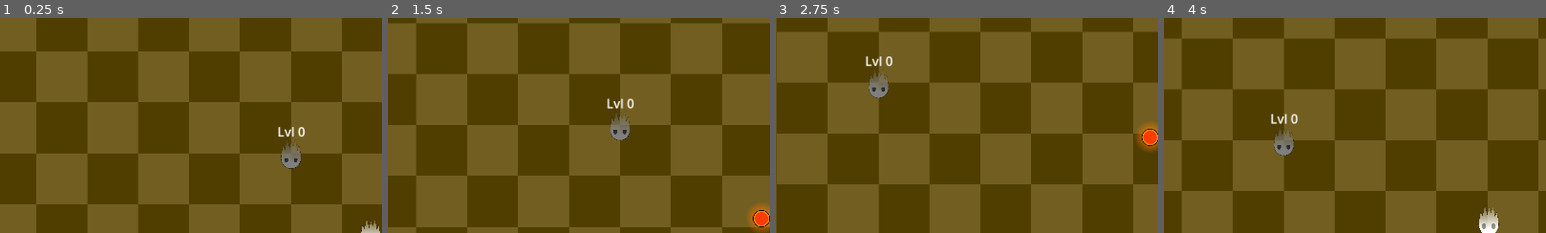
Above: before the commit, frames 1-4 (left to right).
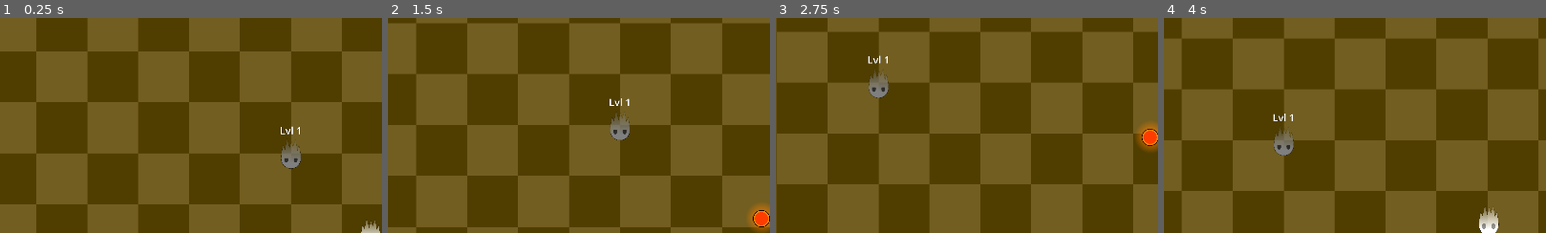
Above: after the commit, the same moments.

Repository: ICICLE-Studios/Soul-of-Nature
Game: Godot game, scene res://scenes/level.tscn
Two runs of this game, one before a commit and one after it. Both use one fixed random seed, a clock stepped at 60 frames per second and the inputs below.
Inputs (mouse positions are % of the whole screen's width and height, from its top left):
- Up to frame 1 (0.25 s): no input
- Up to frame 2 (1.5 s): tap Enter at 0.5 s; move the mouse to (72, 45) at 0.52 s; hold Right (ui_right) 0.53-1.28 s; click (72, 45) at 0.6 s; move the mouse to (30, 55) at 1.27 s; hold Down (ui_down) from 1.28 s (still down); click (30, 55) at 1.35 s
- Up to frame 3 (2.75 s): move the mouse to (60, 28) at 2.02 s; release Down (ui_down) at 2.03 s; hold Right (ui_right) from 2.03 s (still down); click (60, 28) at 2.1 s
- Up to frame 4 (4 s): move the mouse to (45, 70) at 2.77 s; release Right (ui_right) at 2.78 s; hold Up (ui_up) 2.78-3.53 s; click (45, 70) at 2.85 s; move the mouse to (80, 65) at 3.52 s; hold Left (ui_left) from 3.53 s (still down); click (80, 65) at 3.6 s
The pictures show only the part of the screen within x 2-52%, y 0-50%; the shares and areas given below are measured in that part.

The runs differ from the first frame. In frame 1, 0.2% of the frame differs, in the area x 72-80%, y 50-56%; in frame 2, 0.2%; in frame 3, 0.2%; in frame 4, 0.2%, in the area x 28-35%, y 44-50%.

Commit message:
Added Enemy to resources, fixed low quality level text

Diff:
--- /dev/null
+++ b/scenes/enemies/soul_enemy.tscn
@@ -0,0 +1,67 @@
+[gd_scene load_steps=6 format=3 uid="uid://08qf6t8vh2oh"]
+
+[ext_resource type="Script" path="res://scripts/enemies/enemy_controller.gd" id="1_vltg6"]
+[ext_resource type="Texture2D" uid="uid://bnvsuvenhnaif" path="res://sprites/characters/EnemySoul/ElementsSoulEnemy1.png" id="2_n86ed"]
+
+[sub_resource type="CircleShape2D" id="CircleShape2D_kmxbj"]
+
+[sub_resource type="CircleShape2D" id="CircleShape2D_0wwgh"]
+radius = 128.0
+
+[sub_resource type="LabelSettings" id="LabelSettings_0gt4p"]
+font_size = 64
+outline_size = 3
+outline_color = Color(0, 0, 0, 1)
+
+[node name="SoulEnemy" type="CharacterBody2D"]
+collision_layer = 2
+motion_mode = 1
+wall_min_slide_angle = 0.0
+script = ExtResource("1_vltg6")
+
+[node name="CollisionShape2D" type="CollisionShape2D" parent="."]
+scale = Vector2(1.84, 1.84)
+shape = SubResource("CircleShape2D_kmxbj")
+
+[node name="Navigation" type="Node2D" parent="."]
+
+[node name="NavigationAgent2D" type="NavigationAgent2D" parent="Navigation"]
+
+[node name="Timer" type="Timer" parent="Navigation"]
+wait_time = 0.2
+autostart = true
+
+[node name="Area" type="Node2D" parent="."]
+
+[node name="DetectionPlayer" type="Area2D" parent="Area"]
+collision_layer = 0
+
+[node name="CollisionShape2D" type="CollisionShape2D" parent="Area/DetectionPlayer"]
+shape = SubResource("CircleShape2D_0wwgh")
+debug_color = Color(0.823529, 0, 0, 0.419608)
+
+[node name="Sprite" type="Sprite2D" parent="."]
+scale = Vector2(0.15, 0.15)
+texture = ExtResource("2_n86ed")
+
+[node name="LevelLabel" type="Label" parent="."]
+anchors_preset = 7
+anchor_left = 0.5
+anchor_top = 1.0
+anchor_right = 0.5
+anchor_bottom = 1.0
+offset_left = -14.0
+offset_top = -38.0
+offset_right = 127.0
+offset_bottom = 53.0
+grow_horizontal = 2
+grow_vertical = 0
+scale = Vector2(0.2, 0.2)
+text = "Lvl 1"
+label_settings = SubResource("LabelSettings_0gt4p")
+horizontal_alignment = 1
+vertical_alignment = 1
+
+[connection signal="timeout" from="Navigation/Timer" to="." method="_on_timer_timeout"]
+[connection signal="body_entered" from="Area/DetectionPlayer" to="." method="_on_area_2d_body_entered"]
+[connection signal="body_exited" from="Area/DetectionPlayer" to="." method="_on_area_2d_body_exited"]
--- a/scenes/level.tscn
+++ b/scenes/level.tscn
@@ -1,11 +1,10 @@
-[gd_scene load_steps=12 format=3 uid="uid://brxejphnlvkkt"]
+[gd_scene load_steps=9 format=3 uid="uid://brxejphnlvkkt"]
 
 [ext_resource type="Script" path="res://scripts/player_camera.gd" id="1_2wegk"]
 [ext_resource type="Texture2D" uid="uid://bghesvkb3fcbr" path="res://sprites/map/placeholder_ground.png" id="2_317b5"]
 [ext_resource type="Script" path="res://scripts/player_controller.gd" id="2_vpdyx"]
 [ext_resource type="Texture2D" uid="uid://dq6wa0dy4244q" path="res://sprites/characters/PlayerSoul/ElementsSoulPlayer1.png" id="3_svjcw"]
-[ext_resource type="Script" path="res://scripts/enemies/enemy_controller.gd" id="4_k6ifc"]
-[ext_resource type="Texture2D" uid="uid://bnvsuvenhnaif" path="res://sprites/characters/EnemySoul/ElementsSoulEnemy1.png" id="6_6ahgi"]
+[ext_resource type="PackedScene" uid="uid://08qf6t8vh2oh" path="res://scenes/enemies/soul_enemy.tscn" id="4_uut6c"]
 
 [sub_resource type="NavigationPolygon" id="NavigationPolygon_5vf1p"]
 vertices = PackedVector2Array(256, -256, 256, 256, -256, 256, -256, -256)
@@ -15,11 +14,6 @@
 [sub_resource type="CircleShape2D" id="CircleShape2D_yy7ra"]
 
 [sub_resource type="CircleShape2D" id="CircleShape2D_oxssa"]
-
-[sub_resource type="CircleShape2D" id="CircleShape2D_kmxbj"]
-
-[sub_resource type="CircleShape2D" id="CircleShape2D_0wwgh"]
-radius = 128.0
 
 [node name="Level" type="Node2D"]
 
@@ -57,52 +51,8 @@
 [node name="CollisionShape2D" type="CollisionShape2D" parent="Player/Area2D"]
 shape = SubResource("CircleShape2D_oxssa")
 
-[node name="Enemy" type="CharacterBody2D" parent="." node_paths=PackedStringArray("player")]
-collision_layer = 2
-motion_mode = 1
-wall_min_slide_angle = 0.0
-script = ExtResource("4_k6ifc")
+[node name="SoulEnemy" parent="." node_paths=PackedStringArray("player") instance=ExtResource("4_uut6c")]
 player = NodePath("../Player")
-
-[node name="CollisionShape2D" type="CollisionShape2D" parent="Enemy"]
-scale = Vector2(1.84, 1.84)
-shape = SubResource("CircleShape2D_kmxbj")
-
-[node name="Navigation" type="Node2D" parent="Enemy"]
-
-[node name="NavigationAgent2D" type="NavigationAgent2D" parent="Enemy/Navigation"]
-
-[node name="Timer" type="Timer" parent="Enemy/Navigation"]
-wait_time = 0.2
-autostart = true
-
-[node name="Area" type="Node2D" parent="Enemy"]
-
-[node name="DetectionPlayer" type="Area2D" parent="Enemy/Area"]
-collision_layer = 0
-
-[node name="CollisionShape2D" type="CollisionShape2D" parent="Enemy/Area/DetectionPlayer"]
-shape = SubResource("CircleShape2D_0wwgh")
-debug_color = Color(0.823529, 0, 0, 0.419608)
-
-[node name="Sprite" type="Sprite2D" parent="Enemy"]
-scale = Vector2(0.15, 0.15)
-texture = ExtResource("6_6ahgi")
-
-[node name="LevelLabel" type="Label" parent="Enemy"]
-anchors_preset = -1
-anchor_left = 0.5
-anchor_right = 0.5
-anchor_bottom = 0.5
-offset_left = -26.5
-offset_top = -40.0
-offset_right = 26.5
-offset_bottom = -14.0
-grow_horizontal = 2
-grow_vertical = 2
-text = "Lvl 0"
-horizontal_alignment = 1
-vertical_alignment = 1
 
 [node name="Attacks" type="Node2D" parent="."]
 unique_name_in_owner = true
@@ -110,7 +60,3 @@
 [node name="PlayerCamera" type="Camera2D" parent="."]
 zoom = Vector2(2, 2)
 script = ExtResource("1_2wegk")
-
-[connection signal="timeout" from="Enemy/Navigation/Timer" to="Enemy" method="_on_timer_timeout"]
-[connection signal="body_entered" from="Enemy/Area/DetectionPlayer" to="Enemy" method="_on_area_2d_body_entered"]
-[connection signal="body_exited" from="Enemy/Area/DetectionPlayer" to="Enemy" method="_on_area_2d_body_exited"]
--- a/scripts/enemies/enemy_controller.gd
+++ b/scripts/enemies/enemy_controller.gd
@@ -4,7 +4,7 @@
 const SPEED = 50.0
 const SPRITE_PATH_BASE = "res://sprites/characters/%s/%s%s.png"
 
-@export var player: Node2D
+@export var player: CharacterBody2D
 @export var enemy_folder_name : String = "EnemySoul"
 @export var enemy_file_name : String = "ElementsSoulEnemy"
 
